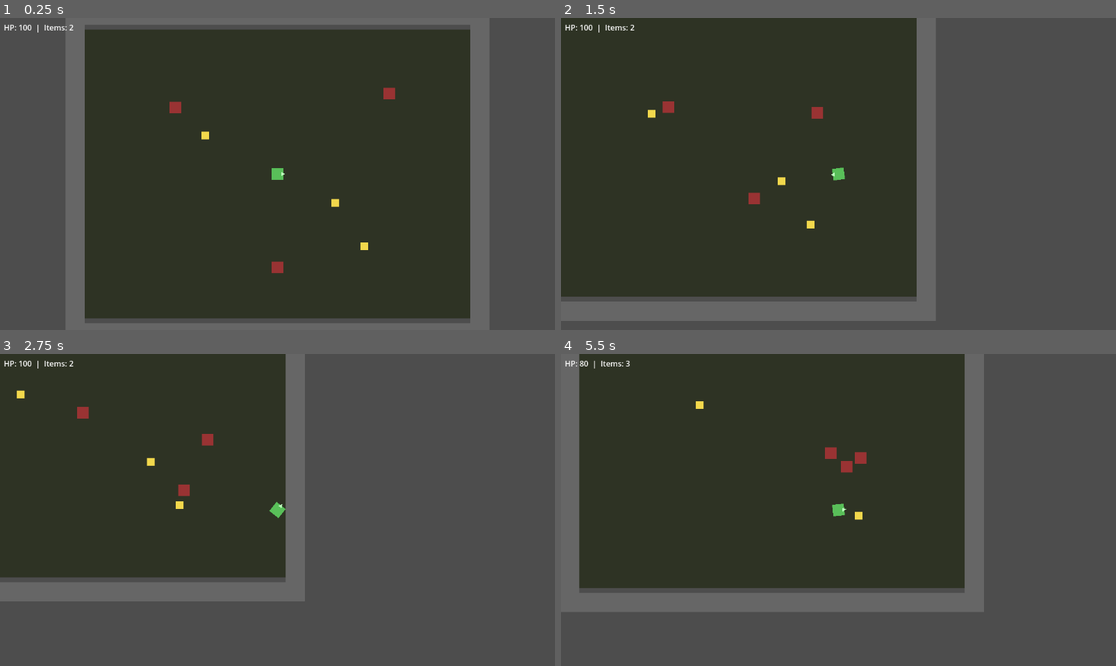
Above: before the commit, frames 1-4 (two rows, left to right).
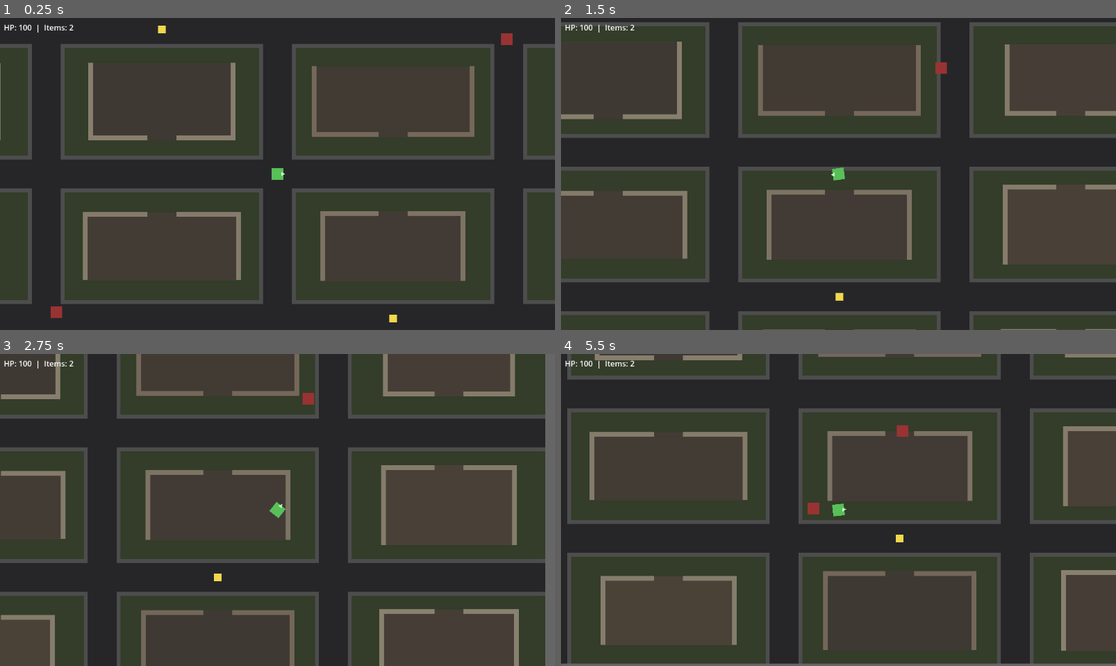
Above: after the commit, the same moments.

Repository: undertal401-hue/zombie-survival-3d
Game: Godot game, scene res://07_house/Main.tscn
Same seed, same stepped clock (60 frames per second), same inputs: the game is played once before the commit and once after it.
Inputs (mouse positions are in pixels of both pictures, inside the frame that each line leads up to):
- Up to frame 1 (0.25 s): no input
- Up to frame 2 (1.5 s): move the mouse to (960, 158) at 0.52 s; hold D (move_right) 0.53-1.28 s; hold Shift (sprint) 0.53-1.28 s; move the mouse to (727, 189) at 1.27 s; hold S (move_back) from 1.28 s (still down); tap Shift (sprint) at 1.35 s
- Up to frame 3 (2.75 s): move the mouse to (333, 441) at 2.02 s; release S (move_back) at 2.03 s; hold D (move_right) from 2.03 s (still down); hold Shift (sprint) from 2.03 s (still down)
- Up to frame 4 (5.5 s): move the mouse to (810, 572) at 2.77 s; release D (move_right) at 2.78 s; release Shift (sprint) at 2.78 s; hold W (move_forward) 2.78-3.53 s; tap Shift (sprint) at 2.85, 4.35 s; move the mouse to (1005, 556) at 3.52 s; hold Shift (sprint) 3.53-4.28 s; hold A (move_left) 3.53-5.03 s; move the mouse to (672, 463) at 4.27 s; move the mouse to (866, 510) at 5.02 s; hold S (move_back) from 5.03 s (still down); hold Shift (sprint) from 5.03 s (still down)

The runs differ from the first frame. In frame 1, 40% of the frame differs, in the area x 0-100%, y 0-100%; in frame 2, 37%; in frame 3, 50%; in frame 4, 46%.

Commit message:
feat: 6x neighborhood map with 20 houses and navmesh zombies
- 05_house/House.gd + House.tscn: reusable house (floor + 4 walls
  with configurable door gap, size, thickness and colors); export
  setters rebuild it, so houses can be modified without touching
  the map or the game wiring
- 05_house/Neighborhood.gd + .tscn: deterministic street grid and
  20-house layout (5x4 cells, seed 1337); roads and sidewalks as
  visual layers, houses face the nearest horizontal street
- 07_house/Main.tscn: 2400x1200 map (6x the area of 800x600),
  border walls, Level group nav_obstacles, NavigationRegion2D
- 07_house/Main.gd: bakes the navmesh at startup from the map
  outline minus static colliders (agent radius 16)
- Zombie: NavigationAgent2D pathfinding around houses, line-of-sight
  check so it cannot attack through walls, layer 2 so zombies do not
  block each other
- Player: respawns at its captured spawn point, collides with zombies

Validated headless: 20 houses, 185 navmesh polygons, physical W moves
196 px, 5 items / 3 keys after the 3 pickups, all 3 zombies reach the
player and deal damage, 0 script errors on import/boot.

Diff:
--- a/game/02_player/Player.gd
+++ b/game/02_player/Player.gd
@@ -3,14 +3,15 @@
 const SPEED := 200.0
 const SPRINT_SPEED := 320.0
 const MAX_HP := 100.0
-const SPAWN := Vector2.ZERO
 
 @onready var input_handler: InputHandler = $InputHandler
 
 var hp: float = MAX_HP
+var _spawn_position: Vector2
 
 func _ready() -> void:
 	add_to_group("player")
+	_spawn_position = global_position
 
 func _physics_process(delta: float) -> void:
 	var move: Vector2 = input_handler.get_move_vector()
@@ -34,7 +35,7 @@
 	EventBus.player_damaged.emit(amount, self)
 	if hp <= 0.0:
 		hp = MAX_HP
-		global_position = SPAWN
+		global_position = _spawn_position
 
 func heal(amount: float) -> void:
 	hp = min(hp + amount, MAX_HP)
--- a/game/02_player/Player.tscn
+++ b/game/02_player/Player.tscn
@@ -1,4 +1,4 @@
-[gd_scene load_steps="4" format=3]
+[gd_scene load_steps=4 format=3]
 
 [ext_resource type="Script" path="res://02_player/InputHandler.gd" id="1"]
 [ext_resource type="Script" path="res://02_player/Player.gd" id="2"]
@@ -7,6 +7,7 @@
 size = Vector2(24, 24)
 
 [node name="Player" type="CharacterBody2D"]
+collision_mask = 3
 script = ExtResource("2")
 
 [node name="InputHandler" type="Node" parent="."]
--- a/game/03_zombies/Zombie.gd
+++ b/game/03_zombies/Zombie.gd
@@ -3,8 +3,12 @@
 const ATTACK_RANGE := 30.0
 const ATTACK_DAMAGE := 10.0
 const ATTACK_COOLDOWN := 1.0
+const SEPARATION_RADIUS := 24.0
+const SEPARATION_FORCE := 60.0
 
 @export var speed: float = 90.0
+
+@onready var agent: NavigationAgent2D = $NavigationAgent2D
 
 var target: Node2D
 var attack_cooldown: float = 0.0
@@ -17,27 +21,42 @@
 func _physics_process(delta: float) -> void:
 	if target == null:
 		target = get_tree().get_first_node_in_group("player")
-		return
+		if target == null:
+			return
 
-	attack_cooldown = max(attack_cooldown - delta, 0.0)
+	attack_cooldown = maxf(attack_cooldown - delta, 0.0)
 
 	var to_target: Vector2 = target.global_position - global_position
 	var dist: float = to_target.length()
 
-	if dist > ATTACK_RANGE:
-		velocity = (to_target / dist) * speed
-	else:
+	if dist <= ATTACK_RANGE and _has_line_of_sight():
 		velocity = Vector2.ZERO
 		if attack_cooldown <= 0.0:
 			attack_cooldown = ATTACK_COOLDOWN
 			target.call("receive_damage", ATTACK_DAMAGE)
+	else:
+		agent.target_position = target.global_position
+		var next_point: Vector2 = agent.get_next_path_position()
+		var direction: Vector2 = next_point - global_position
+		if direction.length() > 0.001:
+			velocity = direction.normalized() * speed
+		else:
+			velocity = Vector2.ZERO
 
 	for other in get_tree().get_nodes_in_group("zombies"):
 		if other == self:
 			continue
 		var away: Vector2 = global_position - other.global_position
 		var gap: float = away.length()
-		if gap > 0.001 and gap < 24.0:
-			velocity += (away / gap) * 60.0
+		if gap > 0.001 and gap < SEPARATION_RADIUS:
+			velocity += (away / gap) * SEPARATION_FORCE
 
 	move_and_slide()
+
+## Evita atacar a traves de las paredes: si hay un muro entre el zombi y el
+## jugador, sigue navegando hasta la puerta.
+func _has_line_of_sight() -> bool:
+	var query := PhysicsRayQueryParameters2D.create(global_position, target.global_position)
+	query.collision_mask = 1
+	query.exclude = [get_rid(), target.get_rid()]
+	return get_world_2d().direct_space_state.intersect_ray(query).is_empty()
--- a/game/03_zombies/Zombie.tscn
+++ b/game/03_zombies/Zombie.tscn
@@ -1,11 +1,13 @@
-[gd_scene load_steps="3" format=3]
+[gd_scene load_steps=3 format=3]
 
 [ext_resource type="Script" path="res://03_zombies/Zombie.gd" id="1"]
 
 [sub_resource type="RectangleShape2D" id="1_rect"]
-size = Vector2(24, 24)
+size = Vector2(16, 16)
 
 [node name="Zombie" type="CharacterBody2D"]
+collision_layer = 2
+collision_mask = 1
 script = ExtResource("1")
 
 [node name="Body" type="Polygon2D" parent="."]
@@ -14,3 +16,9 @@
 
 [node name="Collision" type="CollisionShape2D" parent="."]
 shape = SubResource("1_rect")
+
+[node name="NavigationAgent2D" type="NavigationAgent2D" parent="."]
+path_desired_distance = 8.0
+target_desired_distance = 20.0
+radius = 12.0
+avoidance_enabled = false
--- a/game/04_items/Pickup.tscn
+++ b/game/04_items/Pickup.tscn
@@ -1,4 +1,4 @@
-[gd_scene load_steps="3" format=3]
+[gd_scene load_steps=3 format=3]
 
 [ext_resource type="Script" path="res://04_items/Pickup.gd" id="1"]
 
--- /dev/null
+++ b/game/05_house/House.gd
@@ -0,0 +1,108 @@
+class_name House
+extends Node2D
+
+## Una casa del barrio: suelo + 4 muros con un hueco de puerta.
+## Todo es configurable por export para poder modificarla/mejorarla
+## sin tocar el resto del juego. Llama a build() si cambias props
+## en runtime.
+
+enum DoorSide { TOP, BOTTOM, LEFT, RIGHT }
+
+@export var size: Vector2 = Vector2(320, 160):
+	set(value):
+		size = value
+		if is_inside_tree():
+			build()
+@export var wall_thickness: float = 10.0:
+	set(value):
+		wall_thickness = value
+		if is_inside_tree():
+			build()
+@export var door_width: float = 60.0:
+	set(value):
+		door_width = value
+		if is_inside_tree():
+			build()
+@export var door_side: DoorSide = DoorSide.BOTTOM:
+	set(value):
+		door_side = value
+		if is_inside_tree():
+			build()
+@export var wall_color: Color = Color(0.55, 0.52, 0.45):
+	set(value):
+		wall_color = value
+		if is_inside_tree():
+			build()
+@export var floor_color: Color = Color(0.24, 0.22, 0.2):
+	set(value):
+		floor_color = value
+		if is_inside_tree():
+			build()
+
+func _ready() -> void:
+	add_to_group("houses")
+	build()
+
+## (Re)construye la casa entera a partir de los exports actuales.
+func build() -> void:
+	for child in get_children():
+		remove_child(child)
+		child.queue_free()
+
+	_add_floor()
+
+	var half: Vector2 = size * 0.5
+	var t: float = wall_thickness
+	var gap: float = minf(door_width, size.x - t * 2.0)
+
+	if door_side == DoorSide.TOP or door_side == DoorSide.BOTTOM:
+		var segment: float = (size.x - gap) * 0.5
+		var y: float = -half.y if door_side == DoorSide.TOP else half.y - t
+		_add_wall(Rect2(-half.x, y, segment, t))
+		_add_wall(Rect2(half.x - segment, y, segment, t))
+	else:
+		_add_wall(Rect2(-half.x, -half.y, size.x, t))
+		_add_wall(Rect2(-half.x, half.y - t, size.x, t))
+
+	if door_side == DoorSide.LEFT or door_side == DoorSide.RIGHT:
+		var segment: float = (size.y - gap) * 0.5
+		var x: float = -half.x if door_side == DoorSide.LEFT else half.x - t
+		_add_wall(Rect2(x, -half.y, t, segment))
+		_add_wall(Rect2(x, half.y - segment, t, segment))
+	else:
+		_add_wall(Rect2(-half.x, -half.y, t, size.y))
+		_add_wall(Rect2(half.x - t, -half.y, t, size.y))
+
+func _add_floor() -> void:
+	var floor_rect := ColorRect.new()
+	floor_rect.color = floor_color
+	floor_rect.position = -size * 0.5
+	floor_rect.size = size
+	floor_rect.z_index = -1
+	floor_rect.mouse_filter = Control.MOUSE_FILTER_IGNORE
+	add_child(floor_rect)
+
+func _add_wall(rect: Rect2) -> void:
+	if rect.size.x <= 0.0 or rect.size.y <= 0.0:
+		return
+
+	var body := StaticBody2D.new()
+	body.position = rect.position + rect.size * 0.5
+
+	var shape := CollisionShape2D.new()
+	var rect_shape := RectangleShape2D.new()
+	rect_shape.size = rect.size
+	shape.shape = rect_shape
+	body.add_child(shape)
+
+	var visual := Polygon2D.new()
+	visual.color = wall_color
+	var hx: float = rect.size.x * 0.5
+	var hy: float = rect.size.y * 0.5
+	visual.polygon = PackedVector2Array([
+		Vector2(-hx, -hy), Vector2(hx, -hy),
+		Vector2(hx, hy), Vector2(-hx, hy),
+	])
+	body.add_child(visual)
+
+	add_child(body)
--- /dev/null
+++ b/game/05_house/House.tscn
@@ -0,0 +1,6 @@
+[gd_scene load_steps=2 format=3]
+
+[ext_resource type="Script" path="res://05_house/House.gd" id="1_house"]
+
+[node name="House" type="Node2D"]
+script = ExtResource("1_house")
--- /dev/null
+++ b/game/05_house/Neighborhood.gd
@@ -0,0 +1,84 @@
+class_name Neighborhood
+extends Node2D
+
+## Traza el barrio completo: rejilla de calles + casas colocadas de forma
+## determinista. Cada casa es independiente (05_house/House.gd) y se puede
+## modificar sin tocar este generador. Cambiar columns/rows/cell_size y
+## llamar a build() regenera todo el barrio.
+
+const HOUSE_SCENE: PackedScene = preload("res://05_house/House.tscn")
+
+@export var columns: int = 5
+@export var rows: int = 4
+@export var cell_size: Vector2 = Vector2(480, 300)
+@export var road_width: float = 60.0
+@export var layout_seed: int = 1337
+@export var house_min_size: Vector2 = Vector2(260, 140)
+@export var house_max_size: Vector2 = Vector2(340, 170)
+@export var road_color: Color = Color(0.15, 0.15, 0.16)
+@export var sidewalk_color: Color = Color(0.3, 0.3, 0.3)
+
+func _ready() -> void:
+	build()
+
+## (Re)genera calles y casas a partir de los exports actuales.
+func build() -> void:
+	for child in get_children():
+		remove_child(child)
+		child.queue_free()
+
+	var rng := RandomNumberGenerator.new()
+	rng.seed = layout_seed
+
+	_build_roads()
+	_build_houses(rng)
+
+func map_size() -> Vector2:
+	return Vector2(cell_size.x * columns, cell_size.y * rows)
+
+func _build_roads() -> void:
+	var total: Vector2 = map_size()
+	var half: Vector2 = total * 0.5
+	var sidewalk_width: float = road_width + 16.0
+
+	for c in range(1, columns):
+		var x: float = -half.x + cell_size.x * c
+		_add_rect(Rect2(x - sidewalk_width * 0.5, -half.y, sidewalk_width, total.y), sidewalk_color, -6)
+		_add_rect(Rect2(x - road_width * 0.5, -half.y, road_width, total.y), road_color, -5)
+
+	for r in range(1, rows):
+		var y: float = -half.y + cell_size.y * r
+		_add_rect(Rect2(-half.x, y - sidewalk_width * 0.5, total.x, sidewalk_width), sidewalk_color, -6)
+		_add_rect(Rect2(-half.x, y - road_width * 0.5, total.x, road_width), road_color, -5)
+
+func _build_houses(rng: RandomNumberGenerator) -> void:
+	var total: Vector2 = map_size()
+	var half: Vector2 = total * 0.5
+
+	for r in range(rows):
+		for c in range(columns):
+			var house := HOUSE_SCENE.instantiate() as House
+			house.name = "House_r%dc%d" % [r, c]
+			house.position = Vector2(
+				-half.x + cell_size.x * (c + 0.5),
+				-half.y + cell_size.y * (r + 0.5)
+			)
+			house.size = Vector2(
+				rng.randf_range(house_min_size.x, house_max_size.x),
+				rng.randf_range(house_min_size.y, house_max_size.y)
+			).round()
+			# Las casas miran a la calle horizontal mas cercana: las dos
+			# filas de arriba hacia abajo, las dos de abajo hacia arriba.
+			house.door_side = House.DoorSide.BOTTOM if r < rows / 2 else House.DoorSide.TOP
+			house.wall_color = Color(0.55, 0.52, 0.45).lerp(Color(0.45, 0.4, 0.35), rng.randf())
+			house.floor_color = Color(0.24, 0.22, 0.2).lerp(Color(0.3, 0.26, 0.22), rng.randf())
+			add_child(house)
+
+func _add_rect(rect: Rect2, color: Color, z: int) -> void:
+	var visual := ColorRect.new()
+	visual.position = rect.position
+	visual.size = rect.size
+	visual.color = color
+	visual.z_index = z
+	visual.mouse_filter = Control.MOUSE_FILTER_IGNORE
+	add_child(visual)
--- /dev/null
+++ b/game/05_house/Neighborhood.tscn
@@ -0,0 +1,6 @@
+[gd_scene load_steps=2 format=3]
+
+[ext_resource type="Script" path="res://05_house/Neighborhood.gd" id="1_neighborhood"]
+
+[node name="Neighborhood" type="Node2D"]
+script = ExtResource("1_neighborhood")
--- a/game/07_house/Main.gd
+++ b/game/07_house/Main.gd
@@ -1,5 +1,25 @@
 extends Node2D
+
+@onready var neighborhood: Neighborhood = $Level/Neighborhood
+@onready var navigation_region: NavigationRegion2D = $NavigationRegion2D
 
 func _ready() -> void:
 	Inventory.add_item("llave", 1)
 	Inventory.add_item("medkit", 1)
+	_bake_navigation()
+
+## Genera el navmesh del barrio. El contorno caminable es el mapa completo;
+## las paredes (grupo "nav_obstacles") se restan como obstaculos.
+func _bake_navigation() -> void:
+	var navpoly: NavigationPolygon = navigation_region.navigation_polygon
+	navpoly.clear()
+
+	var half: Vector2 = neighborhood.map_size() * 0.5
+	navpoly.add_outline(PackedVector2Array([
+		Vector2(-half.x, -half.y),
+		Vector2(half.x, -half.y),
+		Vector2(half.x, half.y),
+		Vector2(-half.x, half.y),
+	]))
+
+	navigation_region.bake_navigation_polygon(false)
--- a/game/07_house/Main.tscn
+++ b/game/07_house/Main.tscn
@@ -1,91 +1,107 @@
-[gd_scene load_steps="8" format=3]
+[gd_scene load_steps=10 format=3]
 
 [ext_resource type="PackedScene" path="res://02_player/Player.tscn" id="1_player"]
 [ext_resource type="PackedScene" path="res://03_zombies/Zombie.tscn" id="2_zombie"]
 [ext_resource type="PackedScene" path="res://04_items/Pickup.tscn" id="3_pickup"]
 [ext_resource type="PackedScene" path="res://08_ui/HUD.tscn" id="4_hud"]
 [ext_resource type="Script" path="res://07_house/Main.gd" id="5_main"]
+[ext_resource type="PackedScene" path="res://05_house/Neighborhood.tscn" id="6_neighborhood"]
 
 [sub_resource type="RectangleShape2D" id="1_hwall"]
-size = Vector2(880, 40)
+size = Vector2(2400, 40)
 
 [sub_resource type="RectangleShape2D" id="2_vwall"]
-size = Vector2(40, 640)
+size = Vector2(40, 1200)
+
+[sub_resource type="NavigationPolygon" id="3_navpoly"]
+parsed_geometry_type = 1
+source_geometry_mode = 1
+source_geometry_group_name = &"nav_obstacles"
+agent_radius = 16.0
 
 [node name="Main" type="Node2D"]
 script = ExtResource("5_main")
 
-[node name="Floor" type="ColorRect" parent="."]
-offset_left = -400.0
-offset_top = -300.0
-offset_right = 400.0
-offset_bottom = 300.0
-color = Color(0.18, 0.2, 0.14, 1)
+[node name="Ground" type="ColorRect" parent="."]
+offset_left = -1200.0
+offset_top = -600.0
+offset_right = 1200.0
+offset_bottom = 600.0
+z_index = -10
+color = Color(0.2, 0.24, 0.16, 1)
+mouse_filter = 2
 
-[node name="WallTop" type="StaticBody2D" parent="."]
-position = Vector2(0, -330)
+[node name="Level" type="Node2D" parent="." groups=["nav_obstacles"]]
 
-[node name="CollisionShape2D" type="CollisionShape2D" parent="WallTop"]
+[node name="Neighborhood" parent="Level" instance=ExtResource("6_neighborhood")]
+
+[node name="WallTop" type="StaticBody2D" parent="Level"]
+position = Vector2(0, -580)
+
+[node name="CollisionShape2D" type="CollisionShape2D" parent="Level/WallTop"]
 shape = SubResource("1_hwall")
 
-[node name="Visual" type="Polygon2D" parent="WallTop"]
+[node name="Visual" type="Polygon2D" parent="Level/WallTop"]
 color = Color(0.4, 0.4, 0.4, 1)
-polygon = PackedVector2Array(-440, -20, 440, -20, 440, 20, -440, 20)
+polygon = PackedVector2Array(-1200, -20, 1200, -20, 1200, 20, -1200, 20)
 
-[node name="WallBottom" type="StaticBody2D" parent="."]
-position = Vector2(0, 330)
+[node name="WallBottom" type="StaticBody2D" parent="Level"]
+position = Vector2(0, 580)
 
-[node name="CollisionShape2D" type="CollisionShape2D" parent="WallBottom"]
+[node name="CollisionShape2D" type="CollisionShape2D" parent="Level/WallBottom"]
 shape = SubResource("1_hwall")
 
-[node name="Visual" type="Polygon2D" parent="WallBottom"]
+[node name="Visual" type="Polygon2D" parent="Level/WallBottom"]
 color = Color(0.4, 0.4, 0.4, 1)
-polygon = PackedVector2Array(-440, -20, 440, -20, 440, 20, -440, 20)
+polygon = PackedVector2Array(-1200, -20, 1200, -20, 1200, 20, -1200, 20)
 
-[node name="WallLeft" type="StaticBody2D" parent="."]
-position = Vector2(-420, 0)
+[node name="WallLeft" type="StaticBody2D" parent="Level"]
+position = Vector2(-1180, 0)
 
-[node name="CollisionShape2D" type="CollisionShape2D" parent="WallLeft"]
+[node name="CollisionShape2D" type="CollisionShape2D" parent="Level/WallLeft"]
 shape = SubResource("2_vwall")
 
-[node name="Visual" type="Polygon2D" parent="WallLeft"]
+[node name="Visual" type="Polygon2D" parent="Level/WallLeft"]
 color = Color(0.4, 0.4, 0.4, 1)
-polygon = PackedVector2Array(-20, -320, 20, -320, 20, 320, -20, 320)
+polygon = PackedVector2Array(-20, -600, 20, -600, 20, 600, -20, 600)
 
-[node name="WallRight" type="StaticBody2D" parent="."]
-position = Vector2(420, 0)
+[node name="WallRight" type="StaticBody2D" parent="Level"]
+position = Vector2(1180, 0)
 
-[node name="CollisionShape2D" type="CollisionShape2D" parent="WallRight"]
+[node name="CollisionShape2D" type="CollisionShape2D" parent="Level/WallRight"]
 shape = SubResource("2_vwall")
 
-[node name="Visual" type="Polygon2D" parent="WallRight"]
+[node name="Visual" type="Polygon2D" parent="Level/WallRight"]
 color = Color(0.4, 0.4, 0.4, 1)
-polygon = PackedVector2Array(-20, -320, 20, -320, 20, 320, -20, 320)
+polygon = PackedVector2Array(-20, -600, 20, -600, 20, 600, -20, 600)
+
+[node name="NavigationRegion2D" type="NavigationRegion2D" parent="."]
+navigation_polygon = SubResource("3_navpoly")
 
 [node name="Player" parent="." instance=ExtResource("1_player")]
-position = Vector2(0, 0)
+position = Vector2(240, 0)
 
 [node name="Zombie1" parent="." instance=ExtResource("2_zombie")]
-position = Vector2(250, -180)
+position = Vector2(-720, 0)
 
 [node name="Zombie2" parent="." instance=ExtResource("2_zombie")]
-position = Vector2(-230, -150)
+position = Vector2(720, -300)
 
 [node name="Zombie3" parent="." instance=ExtResource("2_zombie")]
-position = Vector2(0, 220)
+position = Vector2(-240, 300)
 
 [node name="Pickup1" parent="." instance=ExtResource("3_pickup")]
-position = Vector2(120, 60)
+position = Vector2(0, -300)
 item_id = "llave"
 amount = 1
 
 [node name="Pickup2" parent="." instance=ExtResource("3_pickup")]
-position = Vector2(-150, -80)
+position = Vector2(-480, -300)
 item_id = "medkit"
 amount = 1
 
 [node name="Pickup3" parent="." instance=ExtResource("3_pickup")]
-position = Vector2(180, 150)
+position = Vector2(480, 300)
 item_id = "llave"
 amount = 1
 
--- a/game/08_ui/HUD.tscn
+++ b/game/08_ui/HUD.tscn
@@ -1,4 +1,4 @@
-[gd_scene load_steps="3" format=3]
+[gd_scene load_steps=3 format=3]
 
 [ext_resource type="Script" path="res://08_ui/HUD.gd" id="1"]
 
Not shown, added: game/05_house/House.gd.uid
Not shown, added: game/05_house/Neighborhood.gd.uid
